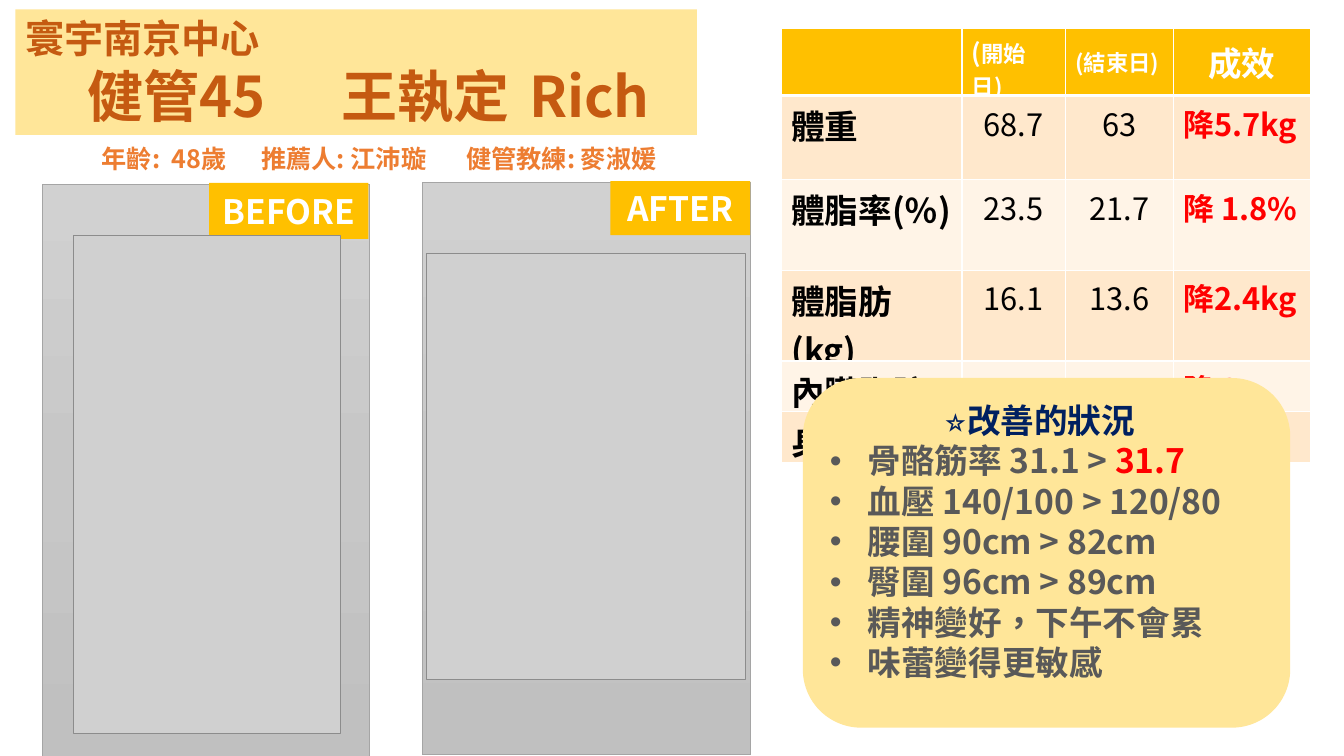
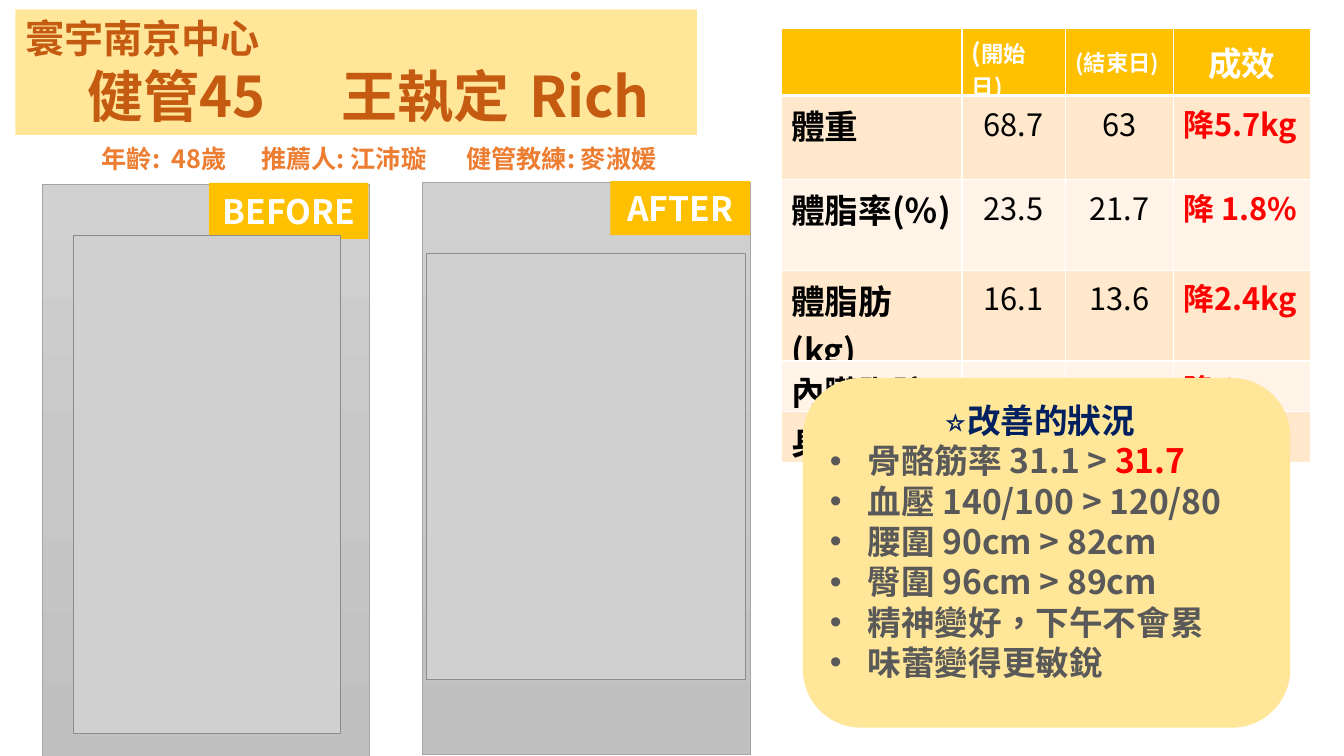
Before and after one commit to garfiwang/health-management-45days, a slide deck: slide 1 of 健管45成果-王執定.pptx. Drawn at 1344x756 pixels with LibreOffice and Linux fonts; fonts in the diff are those of the drawing; grey boxes stand for pictures. Boxes give left, top, right and bottom in pixels: in the first picture for what was removed or moved away, otherwise in the second. Text is boxed around its words. In the diff, an @@ line names an element or a change of style, - is before the commit and + after.

```diff
--- a/健管45成果-王執定.pptx
+++ b/健管45成果-王執定.pptx
@@ text in rounded rectangle at [868,646,1103,678]: text changed @@
-• 味蕾變得更敏感
+• 味蕾變得更敏銳
```
Also in this commit, not shown: 5 other files.
